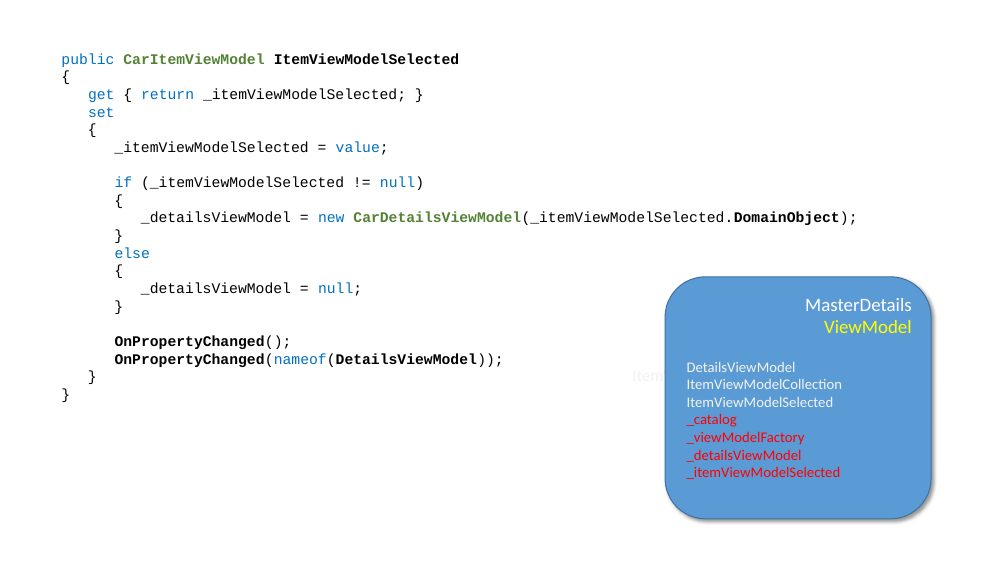
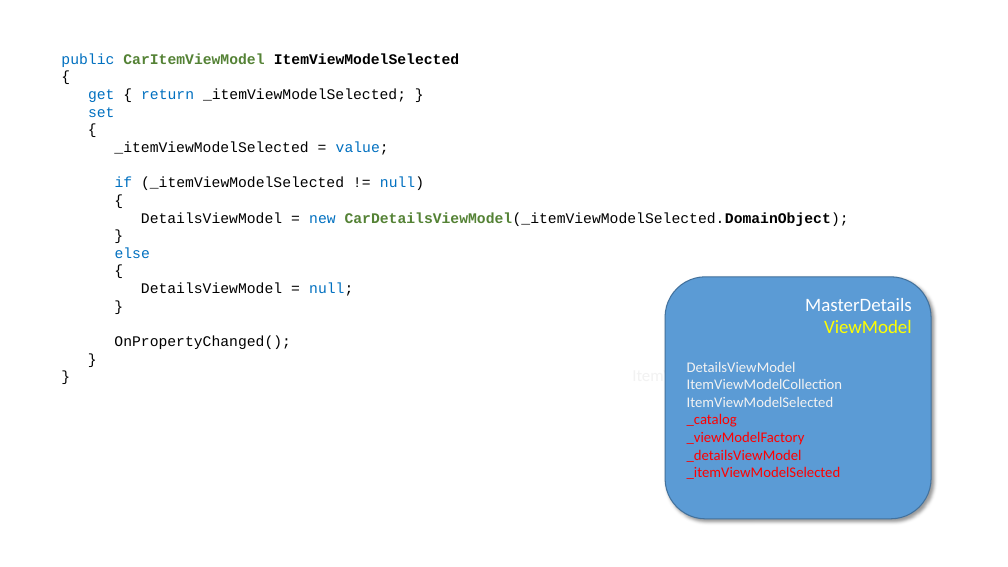
Before and after one commit to perl-easj/Teaching-materials, a slide deck: slide 31 of CSharpProgramming/Presentations/MVVM ViewModel Klasser.pptx. Drawn at 1008x567 pixels with LibreOffice and Linux fonts; fonts in the diff are those of the drawing. Boxes give left, top, right and bottom in pixels: in the first picture for what was removed or moved away, otherwise in the second. Text is boxed around its words. In the diff, an @@ line names an element or a change of style, - is before the commit and + after.

Commit message:
Significant changes in materials relating to Data Binding and MVVM
Introduction and use of RelayCommand class (contains parameters of
function-types) has been removed.
The class MasterViewModel has been removed, and its functionality is now
part of MasterDetailsViewModel class

```diff
--- a/CSharpProgramming/Presentations/MVVM ViewModel Klasser.pptx
+++ b/CSharpProgramming/Presentations/MVVM ViewModel Klasser.pptx
@@ text at (141,212,849,226): text changed @@
-_detailsViewModel = new CarDetailsViewModel(_itemViewModelSelected.DomainObject);
+DetailsViewModel = new CarDetailsViewModel(_itemViewModelSelected.DomainObject);
@@ text at (141,282,353,296): text changed @@
-_detailsViewModel = null;
+DetailsViewModel = null;
@@ text at (114,335,291,349): bold off in "OnPropertyChanged();" @@
@@ text at (115,353,504,367): paragraph removed @@
-OnPropertyChanged(nameof(DetailsViewModel));
```
Also in this commit, not shown: 11 other slides changed, 1 slide added, 2 other files.
